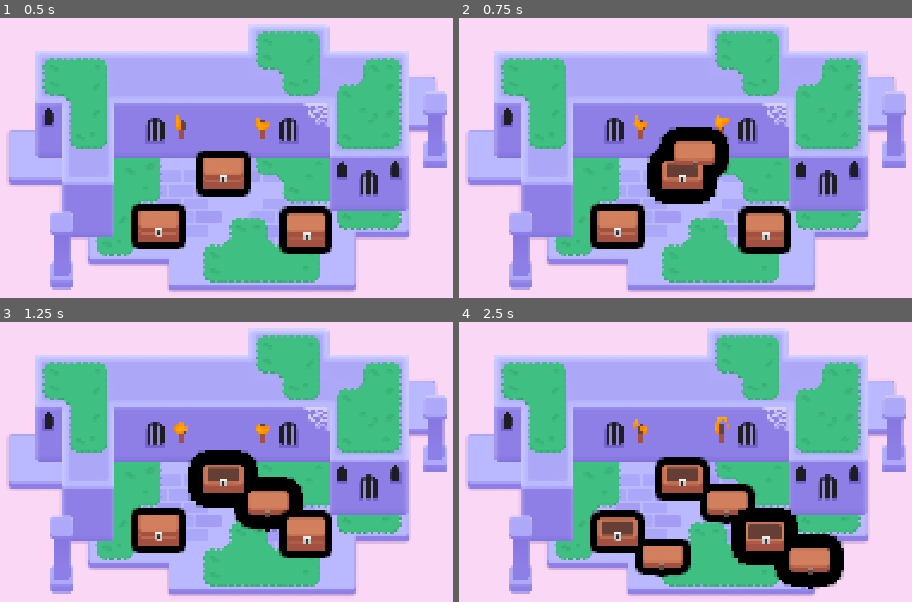
Above: before the commit, frames 1-4 (two rows, left to right).
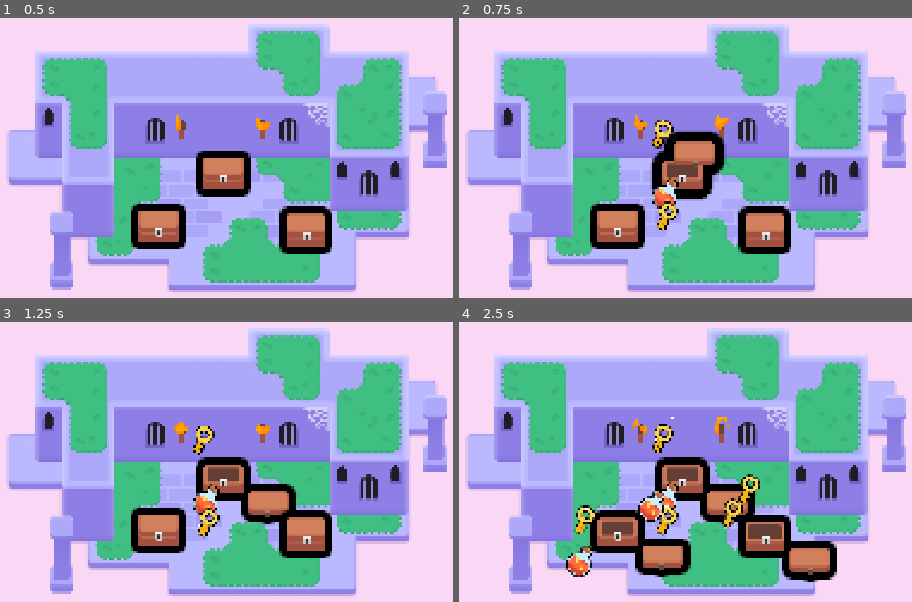
Above: after the commit, the same moments.

Repository: wiinngg/M6-Looting
Game: Godot game, scene res://lessons/mini_dungeon.tscn
The game is run twice, just before and just after one commit, with the same random seed, the same clock (stepped at 60 frames per second) and the same inputs.
Inputs (mouse positions are in pixels of both pictures, inside the frame that each line leads up to):
- Up to frame 1 (0.5 s): no input
- Up to frame 2 (0.75 s): tap Enter at 0.5 s; move the mouse to (680, 174) at 0.52 s; hold D (move_right) from 0.53 s (still down); tap Z at 0.6 s; click (680, 174) at 0.67 s
- Up to frame 3 (1.25 s): keep holding D (move_right); tap Space at 0.77 s
- Up to frame 4 (2.5 s): move the mouse to (617, 529) at 1.27 s; release D (move_right) at 1.28 s; hold S (move_down) 1.28-2.03 s; tap Z at 1.35, 2.1 s; click (617, 529) at 1.42 s; tap Space at 1.52 s; move the mouse to (762, 534) at 2.02 s; hold D (move_right) from 2.03 s (still down); click (762, 534) at 2.17 s

Frame 1 is identical in both runs. In frame 2, 1.9% of the frame differs, in the area x 41-60%, y 36-77%; in frame 3, 2.6%; in frame 4, 4.4%, in the area x 23-85%, y 33-96%.

Commit message:
M6L6 completed

Diff:
--- a/lessons/chest/chest.gd
+++ b/lessons/chest/chest.gd
@@ -1,24 +1,28 @@
 extends Area2D
 
+@export var possible_items: Array[PackedScene] = []
+
 @onready var canvas_group: CanvasGroup = $CanvasGroup
-
 @onready var animation_player: AnimationPlayer = $AnimationPlayer
 
-var is_open := false
+func _ready() -> void:
+	mouse_entered.connect(_on_mouse_entered)
+	mouse_exited.connect(_on_mouse_exited)
+	canvas_group.material.set_shader_parameter("line_thickness", 3.0)
 
-func open() -> void:
-	animation_player.play("open")
-	if animation_player.assigned_animation == "open":
-		return
-	if is_open:
-		return
+func set_outline_thickness(new_thickness: float) -> void:
+	canvas_group.material.set_shader_parameter("line_thickness", new_thickness)
 
-	is_open = true
+func _on_mouse_entered() -> void:
+	var tween := create_tween()
+	tween.tween_method(set_outline_thickness, 3.0, 6.0, 0.08)
 
-	input_pickable = false
+func _on_mouse_exited() -> void:
+	var tween := create_tween()
+	tween.tween_method(set_outline_thickness, 6.0, 3.0, 0.08)
 
-func _input_event(viewport: Viewport, event: InputEvent, shape_index: int) -> void:
-	var event_is_mouse_click: bool =(
+func _input_event(viewport: Viewport, event: InputEvent, shape_index: int):
+	var event_is_mouse_click: bool = (
 		event is InputEventMouseButton and
 		event.button_index == MOUSE_BUTTON_LEFT and
 		event.is_pressed()
@@ -27,22 +31,23 @@
 	if event_is_mouse_click:
 		open()
 
-func _ready() -> void:
-	mouse_entered.connect(_on_mouse_entered)
-	mouse_exited.connect(_on_mouse_exited)
-	canvas_group.material.set_shader_parameter("line_thickness", 3.0)
+func open() -> void:
+	animation_player.play("open")
 
-func _on_mouse_entered() -> void:
-	var tween := create_tween()
-	tween.tween_method(set_outline_thickness, 3.0, 6.0, 0.08)
-	if is_open:
+	input_pickable = false
+
+	if possible_items.is_empty():
 		return
 
-func _on_mouse_exited() -> void:
-	var tween := create_tween()
-	tween.tween_method(set_outline_thickness, 6.0, 3.0, 0.08)
-	if is_open:
-		return
+	for current_index in range(randi_range(1, 3)):
+		_spawn_random_item()
 
-func set_outline_thickness(new_thickness: float) -> void:
-	canvas_group.material.set_shader_parameter("line_thickness", new_thickness)
+func _spawn_random_item() -> void:
+	var loot_item: Area2D = possible_items.pick_random().instantiate()
+	add_child(loot_item)
+
+
+	var random_angle := randf_range(0.0, 2.0 * PI)
+	var random_direction := Vector2(1.0, 0.0).rotated(random_angle)
+	var random_distance := randf_range(60.0, 120.0)
+	loot_item.position = random_direction * random_distance
--- a/lessons/chest/chest.tscn
+++ b/lessons/chest/chest.tscn
@@ -1,10 +1,13 @@
-[gd_scene load_steps=11 format=3 uid="uid://b27yxfpkfvoha"]
+[gd_scene load_steps=14 format=3 uid="uid://b27yxfpkfvoha"]
 
 [ext_resource type="Shader" uid="uid://lio2wmbue2of" path="res://lessons/chest/group_outline.gdshader" id="1_12as2"]
 [ext_resource type="Script" uid="uid://ct2mll12nooce" path="res://lessons/chest/chest.gd" id="1_65g6b"]
 [ext_resource type="Texture2D" uid="uid://c3hwsm5ugp8qw" path="res://lessons/chest/bottom.png" id="1_bkc6q"]
+[ext_resource type="PackedScene" uid="uid://0i1g0cunmseb" path="res://lessons/items/apple.tscn" id="2_2au7y"]
 [ext_resource type="Texture2D" uid="uid://bnem1cahhoxdk" path="res://lessons/chest/top.png" id="2_12as2"]
 [ext_resource type="Texture2D" uid="uid://bu2jin246nel5" path="res://lessons/chest/lock.png" id="3_65g6b"]
+[ext_resource type="PackedScene" uid="uid://ctqyr0ufyoktk" path="res://lessons/items/key.tscn" id="3_relj8"]
+[ext_resource type="PackedScene" uid="uid://hdxqgspfcaur" path="res://lessons/items/potion.tscn" id="4_hb7wy"]
 
 [sub_resource type="ShaderMaterial" id="ShaderMaterial_65g6b"]
 resource_local_to_scene = true
@@ -15,6 +18,21 @@
 
 [sub_resource type="RectangleShape2D" id="RectangleShape2D_4q7cj"]
 size = Vector2(98, 81)
+
+[sub_resource type="Animation" id="Animation_4q7cj"]
+length = 0.001
+tracks/0/type = "value"
+tracks/0/imported = false
+tracks/0/enabled = true
+tracks/0/path = NodePath("CanvasGroup/Top:position")
+tracks/0/interp = 1
+tracks/0/loop_wrap = true
+tracks/0/keys = {
+"times": PackedFloat32Array(0),
+"transitions": PackedFloat32Array(1),
+"update": 0,
+"values": [Vector2(0, -13)]
+}
 
 [sub_resource type="Animation" id="Animation_65g6b"]
 resource_name = "open"
@@ -31,21 +49,6 @@
 "values": [Vector2(0, -13), Vector2(59, -84), Vector2(108, 61)]
 }
 
-[sub_resource type="Animation" id="Animation_4q7cj"]
-length = 0.001
-tracks/0/type = "value"
-tracks/0/imported = false
-tracks/0/enabled = true
-tracks/0/path = NodePath("CanvasGroup/Top:position")
-tracks/0/interp = 1
-tracks/0/loop_wrap = true
-tracks/0/keys = {
-"times": PackedFloat32Array(0),
-"transitions": PackedFloat32Array(1),
-"update": 0,
-"values": [Vector2(0, -13)]
-}
-
 [sub_resource type="AnimationLibrary" id="AnimationLibrary_1dn1d"]
 _data = {
 &"RESET": SubResource("Animation_4q7cj"),
@@ -54,6 +57,7 @@
 
 [node name="Chest" type="Area2D"]
 script = ExtResource("1_65g6b")
+possible_items = Array[PackedScene]([ExtResource("2_2au7y"), ExtResource("3_relj8"), ExtResource("4_hb7wy")])
 
 [node name="CanvasGroup" type="CanvasGroup" parent="."]
 material = SubResource("ShaderMaterial_65g6b")
